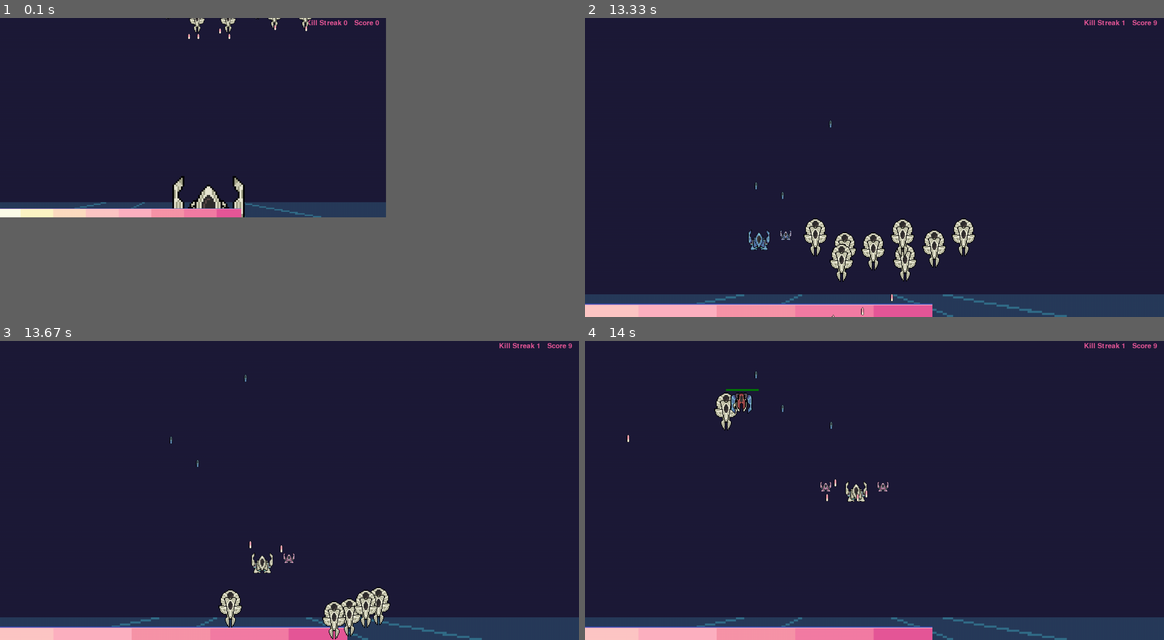
Above: before the commit, frames 1-4 (two rows, left to right).
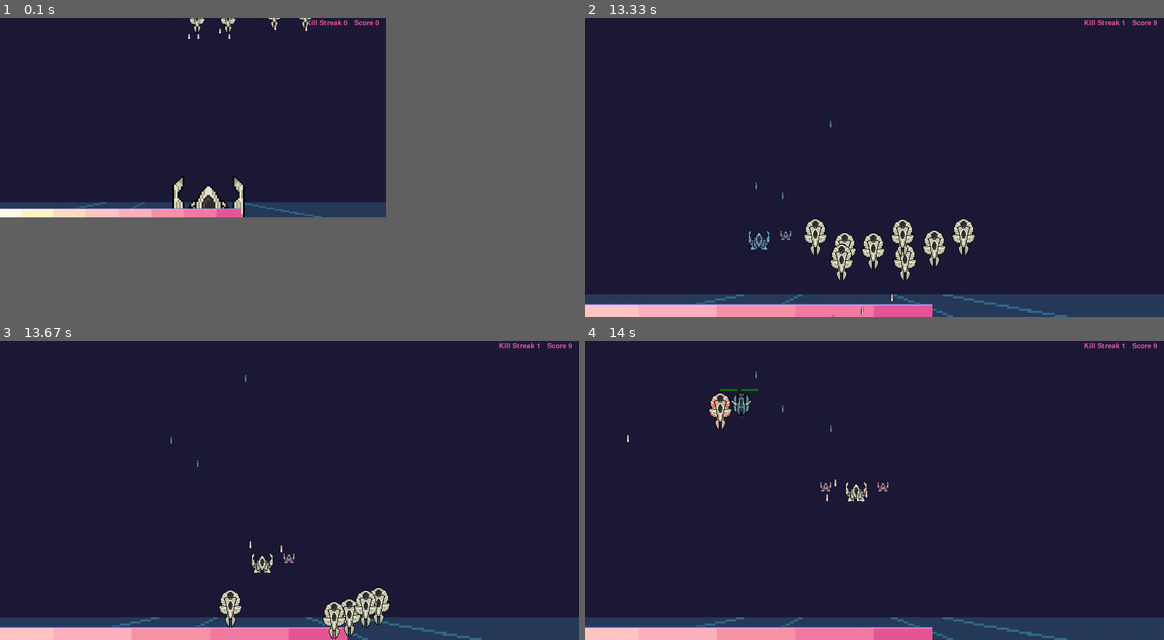
Above: after the commit, the same moments.

Repository: RafaBessa/Shadow_Light_bh_pygame
Game: pygame game, started from Game.py
The game is run twice, just before and just after one commit, with the same random seed, the same clock (stepped at 60 frames per second) and the same inputs.
Inputs:
- Up to frame 1 (0.1 s): no input
- Up to frame 2 (13.33 s): hold A 0.33-0.87 s; hold S 0.9-1.2 s; tap Space at 0.97, 1.3, 1.6, 1.73, 2.13, 2.43, 3.13, 3.53, 3.83, 4.03, 4.33, 4.53, 4.87, 5.17, 5.37, 5.67, 5.93, 6.27, 6.57, 6.7, 7.1, 7.4, 7.77, 8.17, 8.47, 8.67, 8.97, 9.17, 9.5, 9.8, 10, 10.3, 10.57, 10.9, 11.2, 11.33, 11.73, 12.03, 12.4, 12.8, 13.1, 13.3 s; tap E at 1.05, 2.22, 3.62, 4.95, 6.35, 7.85, 9.25, 10.65, 11.82 s; hold A 1.23-1.63 s; hold W 1.67-2.03 s; hold D 2.07-2.7 s; tap - at 2.73 s; hold S 3.07-3.43 s; hold A 3.47-3.93 s; hold D 3.97-4.43 s; hold W 4.47-4.77 s; hold D 4.8-5.27 s; hold A 5.3-5.83 s; hold S 5.87-6.17 s; hold A 6.2-6.6 s; hold W 6.63-7 s; hold D 7.03-7.67 s; hold S 7.7-8.07 s; hold A 8.1-8.57 s; hold D 8.6-9.07 s; hold W 9.1-9.4 s; hold D 9.43-9.9 s; hold A 9.93-10.47 s; hold S 10.5-10.8 s; hold A 10.83-11.23 s; hold W 11.27-11.63 s; hold D 11.67-12.3 s; hold S 12.33-12.7 s; hold A 12.73-13.2 s; hold D from 13.23 s (still down)
- Up to frame 3 (13.67 s): keep holding D; tap E at 13.38 s; tap Space at 13.6 s
- Up to frame 4 (14 s): release D at 13.7 s; hold W from 13.73 s (still down); tap Space at 13.8 s

Frames 1-3 are identical in both runs. In frame 4, 0.6% of the frame differs, in the area x 7-43%, y 16-34%.

Commit message:
Skin dos mini bosses

Diff:
--- a/AudioCaller.py
+++ b/AudioCaller.py
@@ -1,10 +1,11 @@
-
 
 import pygame
 import math
 
-audios =  {"laser1" : "assets\sound\laser1.mp3"}
+audios =  {"laser1" : "assets\sound\laser1.mp3",
+           "ow": "assets\sound\ow.mp3"}
 laserAudio = {"laser1" : "assets\sound\laser1.mp3"}
-def playAudio( audioname):
+
+def playAudio(audioname):
     pygame.mixer.music.load(audios[audioname])
     pygame.mixer.music.play(0)
--- a/Game.py
+++ b/Game.py
@@ -29,9 +29,11 @@
 IMG_ASSETS = {"ship dark": pygame.image.load(os.path.join("assets", "ship1.png")),
               "ship light": pygame.image.load(os.path.join("assets", "ship2.png")),
               "roundguy": pygame.transform.rotate(pygame.image.load(os.path.join("assets", "roundguy.png")), 180),
+              "roundguy B": pygame.transform.rotate(pygame.image.load(os.path.join("assets", "roundguy B.png")), 180),
               "red bullet": pygame.image.load(os.path.join("assets", "red bullet.png")),
               "healthbar": pygame.image.load(os.path.join("assets", "healthbar.png")),
               "white": pygame.transform.rotate(pygame.image.load(os.path.join("assets", "white.png")), 180),
+              "white B": pygame.transform.rotate(pygame.image.load(os.path.join("assets", "white striped.png")), 180),
               "dark bullet": pygame.image.load(os.path.join("assets", "dark bullet.png")),
               "light bullet": pygame.image.load(os.path.join("assets", "light bullet.png")),
               "zag": pygame.transform.rotate(pygame.image.load(os.path.join("assets", "zag.png")), 180),
@@ -46,12 +48,14 @@
 SCALE_ASSETS = {"ship dark": .2,
                 "ship light": .2,
                 "roundguy": .2,
+                "roundguy B": .2,
                 "red bullet": .2,
                 "healthbar": 1.6,
                 "dark bullet": .2,
                 "rlight bullet": .2,
                 "zag": .2,
                 "white": 1.5,
+                "white B": 1.5,
                 "light bullet": .2,
                 "hit light": .2,
                 "hit dark": .2,
--- a/GameMaster.py
+++ b/GameMaster.py
@@ -31,6 +31,8 @@
         self.quant = [2]
         self.Bkeys = ["roundguy", "zag"]
         self.Wkeys = ["white"]
+        self.boss_Bkeys = ["roundguy B"]
+        self.boss_Wkeys = ["white B"]
         # self.cooldowns = [0.2,0.25,0.3,0.35,0.4,0.45,0.5,0.55,0.]
         self.cooldowns = np.arange(0.5, 1.5, 0.05)
 
@@ -122,11 +124,11 @@
                 mov = random.choice(self.boss_movs)
                 startcoordinates = [random.randrange(0, shape[0]), random.choice(self.bossY)]
                 if color == ColorEnum.Light:
-                    key = random.choice(self.Wkeys)
+                    key = random.choice(self.boss_Wkeys)
                 else:
-                    key = random.choice(self.Bkeys)
+                    key = random.choice(self.boss_Bkeys)
                 space = 40
-                speed = random.choice(np.arange(0.1, 0.5, 0.01))
+                speed = random.choice(np.arange(0.1, 0.4, 0.01))
                 acceleration = 0.1
                 cd = random.choice(self.cooldowns)
                 cd = random.triangular(cd - 0.1, cd, cd + 0.1)
--- a/Player.py
+++ b/Player.py
@@ -132,7 +132,7 @@
         self.speed = self._speed * self.img.get_width()
         if self.isplayer:
             for a in self.Assistents:
-                a.resize( window)
+                a.resize(window)
 
 
     def move(self, key, window, dt):
@@ -223,7 +223,7 @@
         if self.isplayer:
             for a in self.Assistents:
                 a.shoot(bullets, IMG_ASSETS, game_screen)
-            #AudioCaller.playAudio("laser1")
+            # AudioCaller.playAudio("ow")
 
 
     def scoreUpdate(self, DeathCount, PassingCount):
Binary file added: assets/roundguy B.png
Not shown, added: assets/sound/Cancel 1.wav
Not shown, added: assets/sound/Hit damage 1.wav
Not shown, added: assets/sound/Jump 1.wav
Not shown, added: assets/sound/ow.mp3
